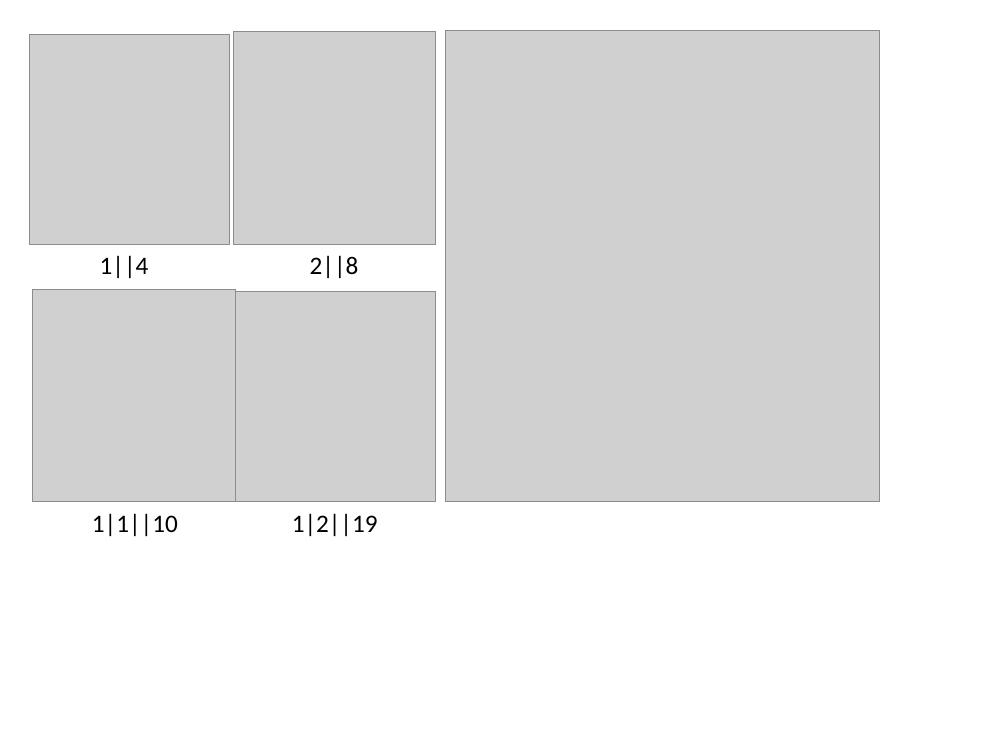
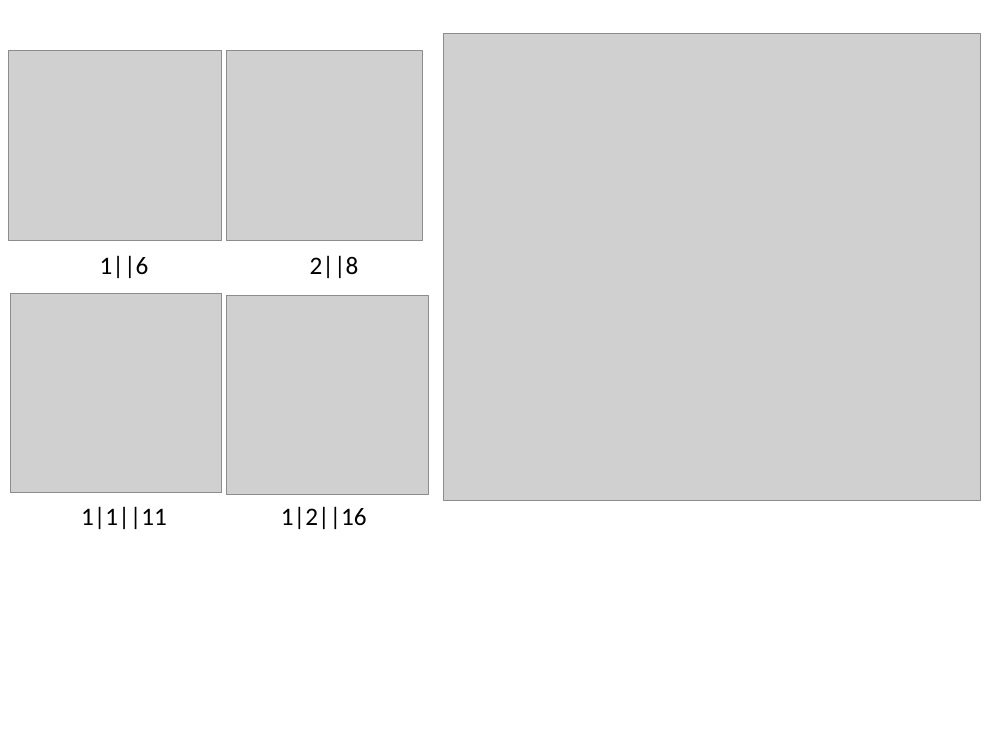
Before and after one commit to auranic/Elastic-principal-graphs, a slide deck: slide 3 of FiguresWiki/Examples.pptx. Drawn at 1008x756 pixels with LibreOffice and Linux fonts; fonts in the diff are those of the drawing; grey boxes stand for pictures. Boxes give left, top, right and bottom in pixels: in the first picture for what was removed or moved away, otherwise in the second. Text is boxed around its words. In the diff, an @@ line names an element or a change of style, - is before the commit and + after.

```diff
--- a/FiguresWiki/Examples.pptx
+++ b/FiguresWiki/Examples.pptx
@@ picture: place and size @@
-picture at (30, 34, 230, 244)
+picture at (8, 50, 222, 240)
@@ picture: place and size @@
-picture at (234, 32, 435, 245)
+picture at (227, 50, 422, 240)
@@ picture: place and size @@
-picture at (446, 31, 880, 502)
+picture at (444, 33, 981, 500)
@@ text at (100, 255, 149, 278): text changed @@
-1||4
+1||6
@@ picture: place and size @@
-picture at (32, 289, 235, 502)
+picture at (11, 294, 222, 493)
@@ picture: place and size @@
-picture at (235, 291, 435, 502)
+picture at (227, 296, 428, 495)
@@ text at (81, 506, 167, 529): text changed @@
-1|1||10
+1|1||11
@@ text at (281, 506, 367, 529): text changed @@
-1|2||19
+1|2||16
```
Also in this commit, not shown: 4 other files.
